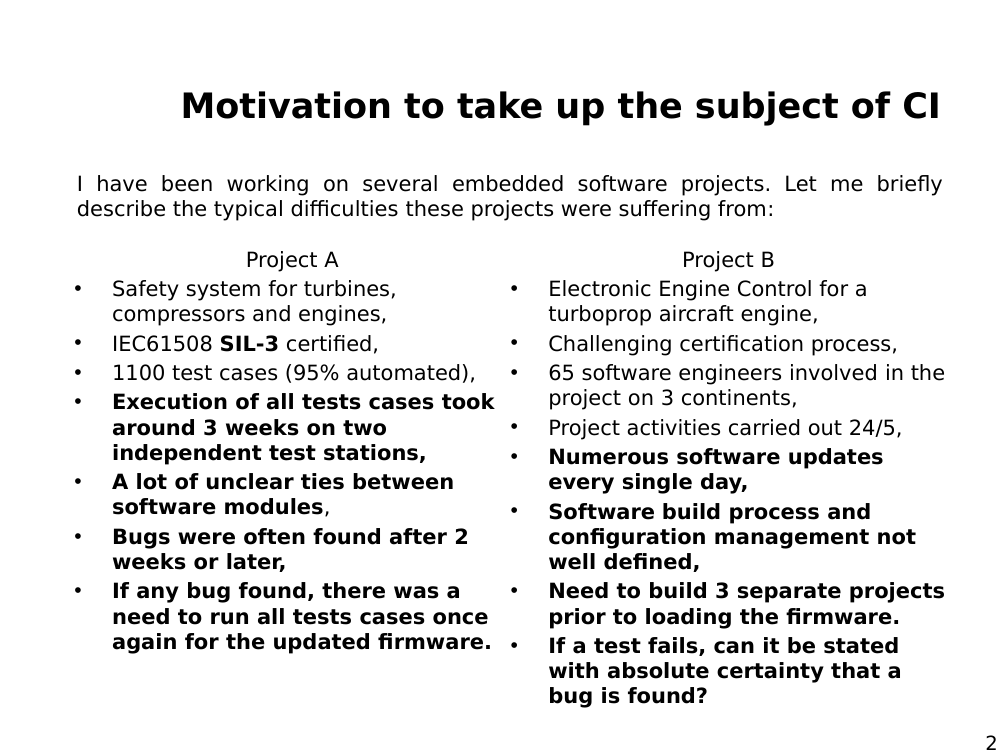
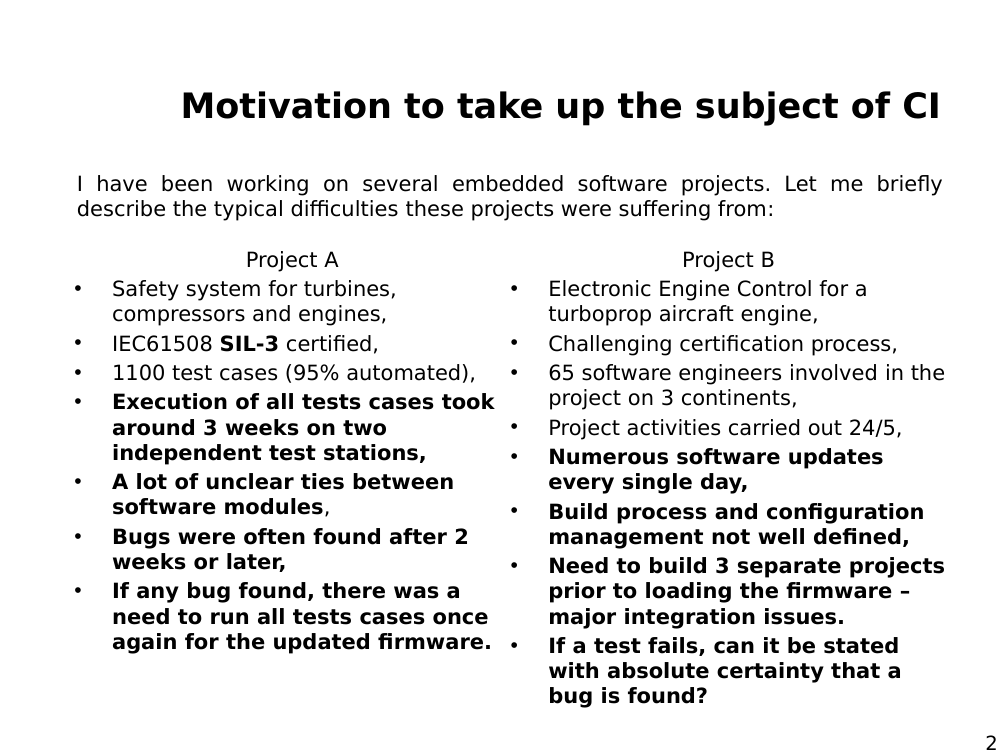
Before and after one commit to AndSze/CI_tool_for_an_optimal_test_suite_selection, a slide deck: slide 2 of Andrzej_Szewczyk_Prezentacja_Seminarium_Dyplomowe.pptx. Drawn at 1008x756 pixels with LibreOffice and Linux fonts; fonts in the diff are those of the drawing; background and template pictures are left out. Boxes give left, top, right and bottom in pixels: in the first picture for what was removed or moved away, otherwise in the second. Text is boxed around its words. In the diff, an @@ line names an element or a change of style, - is before the commit and + after.

```diff
--- a/Andrzej_Szewczyk_Prezentacja_Seminarium_Dyplomowe.pptx
+++ b/Andrzej_Szewczyk_Prezentacja_Seminarium_Dyplomowe.pptx
@@ text at (x1=548, y1=503, x2=945, y2=629): text changed @@
-• Software build process and configuration management not well defined,
-• Need to build 3 separate projects prior to loading the firmware.
+• Build process and configuration management not well defined,
+• Need to build 3 separate projects prior to loading the firmware – major integration issues.
```
Also in this commit, not shown: 3 other slides changed, 5 slides added, 1 slide removed.
